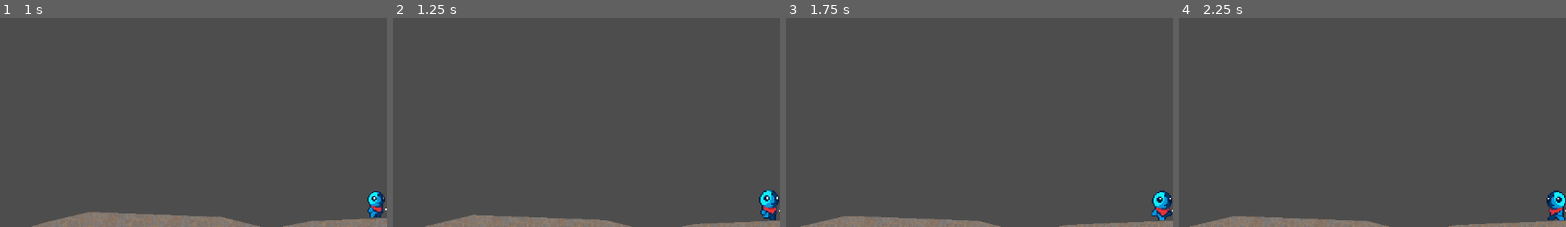
Above: before the commit, frames 1-4 (left to right).
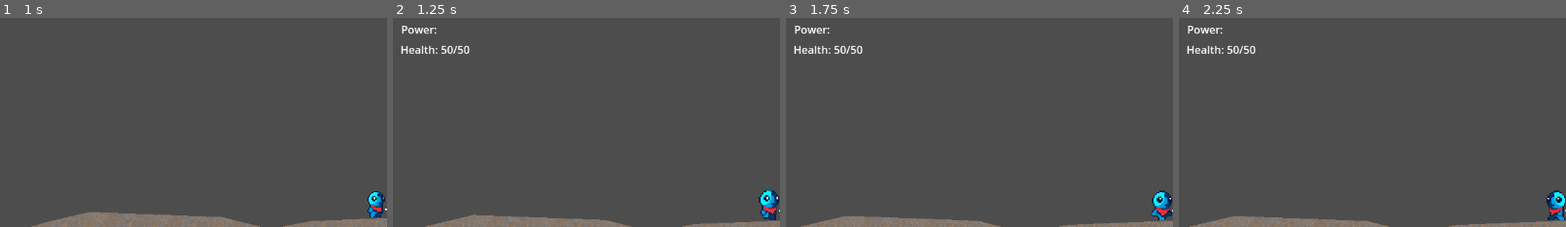
Above: after the commit, the same moments.

Repository: DanSantos8/godot-go-gunner
Game: Godot game, scene res://Scenes/arena.tscn
Same seed, same stepped clock (60 frames per second), same inputs: the game is played once before the commit and once after it.
Inputs:
- Up to frame 1 (1 s): tap Enter at 0.5 s; hold D (move_right) from 0.53 s (still down); tap S (aim_down) at 0.6 s
- Up to frame 2 (1.25 s): keep holding D (move_right)
- Up to frame 3 (1.75 s): keep holding D (move_right); tap Up (aim_up) at 1.35 s
- Up to frame 4 (2.25 s): release D (move_right) at 2.03 s; hold Left (move_left) from 2.03 s (still down); hold Space (charge) from 2.03 s (still down)
The pictures show only the part of the screen within x 1-51%, y 4-54%; the shares and areas given below are measured in that part.

Frame 1 is identical in both runs. In frame 2, 0.6% of the frame differs, in the area x 2-20%, y 3-18%; in frame 3, 0.6%; in frame 4, 0.6%.

Commit message:
adding health system

Diff:
--- a/Scenes/arena.tscn
+++ b/Scenes/arena.tscn
@@ -9,6 +9,7 @@
 [ext_resource type="Script" uid="uid://cbiwisl7r2x84" path="res://Scripts/Battle/states/turn_start_state.gd" id="7_g2joa"]
 [ext_resource type="Script" uid="uid://vt1ebev3c2qx" path="res://Scripts/Battle/states/waiting_input_state.gd" id="8_cs8mb"]
 [ext_resource type="Script" uid="uid://culovwnqsw7fr" path="res://Scripts/Battle/states/projectile_flying_state.gd" id="9_xrytr"]
+[ext_resource type="Script" uid="uid://d2g6ang5flj14" path="res://Scripts/Battle/states/explosion_state.gd" id="10_iyva0"]
 [ext_resource type="Script" uid="uid://bbcpexojadrdx" path="res://Scripts/Battle/states/turn_end_state.gd" id="10_stc3i"]
 
 [sub_resource type="Curve2D" id="Curve2D_1v1nj"]
@@ -60,6 +61,10 @@
 script = ExtResource("9_xrytr")
 metadata/_custom_type_script = "uid://culovwnqsw7fr"
 
+[node name="ExplosionState" type="Node" parent="BattleStateMachine"]
+script = ExtResource("10_iyva0")
+metadata/_custom_type_script = "uid://d2g6ang5flj14"
+
 [node name="TurnEndState" type="Node" parent="BattleStateMachine"]
 script = ExtResource("10_stc3i")
 metadata/_custom_type_script = "uid://bbcpexojadrdx"
--- a/Scenes/player.tscn
+++ b/Scenes/player.tscn
@@ -12,6 +12,7 @@
 [ext_resource type="Script" uid="uid://lj8comtv48jy" path="res://Scripts/Player/states/charge_state.gd" id="10_tx1dd"]
 [ext_resource type="Script" uid="uid://c13nhd5i7vqdi" path="res://Scripts/Player/states/shoot_state.gd" id="11_gymyn"]
 [ext_resource type="Script" uid="uid://hwpdb3erpnw3" path="res://Scripts/Player/states/waiting_turn_state.gd" id="12_pu2lt"]
+[ext_resource type="Script" uid="uid://54rculmy58ak" path="res://Scripts/Player/health_component.gd" id="13_ukyrk"]
 
 [sub_resource type="AtlasTexture" id="AtlasTexture_kcpg1"]
 atlas = ExtResource("2_x3wgy")
@@ -193,7 +194,15 @@
 offset_top = 56.0
 offset_right = 68.0
 offset_bottom = 79.0
+text = "Power:"
 script = ExtResource("5_f1ek2")
+
+[node name="HealthLabel" type="Label" parent="PlayerUI"]
+offset_left = 27.0
+offset_top = 86.0
+offset_right = 115.0
+offset_bottom = 109.0
+text = "Health: 100"
 
 [node name="WeaponPivot" type="Node2D" parent="."]
 position = Vector2(8, 8)
@@ -228,3 +237,6 @@
 [node name="WaitingTurnState" type="Node" parent="StateMachine"]
 script = ExtResource("12_pu2lt")
 metadata/_custom_type_script = "uid://hwpdb3erpnw3"
+
+[node name="HealthComponent" type="Node" parent="."]
+script = ExtResource("13_ukyrk")
--- a/Scenes/projectile.tscn
+++ b/Scenes/projectile.tscn
@@ -38,6 +38,7 @@
 shape = SubResource("CircleShape2D_a5nw3")
 
 [node name="ExplosionArea" type="Area2D" parent="."]
+collision_mask = 9
 script = ExtResource("3_tl4hk")
 
 [node name="ExplosionCollision" type="CollisionShape2D" parent="ExplosionArea"]
--- a/Scripts/Battle/battle_manager.gd
+++ b/Scripts/Battle/battle_manager.gd
@@ -163,20 +163,6 @@
 	# Processar efeitos da destruição do terreno
 	pass
 
-# Eventos do MessageBus (método genérico mantido para compatibilidade)
-func _on_battle_event(event_type: String, data: Dictionary):
-	print(event_type)
-	match event_type:
-		"projectile_launched":
-			if state_machine:
-				state_machine.projectile_launched()
-		"projectile_hit":
-			if state_machine:
-				state_machine.explosion_occurred()
-		"player_damaged":
-			# Processar dano aqui
-			pass
-
 # Debug methods
 func debug_info():
 	print("🎮 [BATTLE_MANAGER] Current player: ", current_player_index)
--- a/Scripts/Battle/states/explosion_state.gd
+++ b/Scripts/Battle/states/explosion_state.gd
@@ -62,6 +62,7 @@
 
 func _on_battle_event(event_type: String, data: Dictionary):
 	# Escuta eventos durante a explosão se necessário
+	print("ENTROU???")
 	match event_type:
 		"terrain_destruction_complete":
 			log_state("Destruição de terreno finalizada")
--- a/Scripts/Battle/states/projectile_flying_state.gd
+++ b/Scripts/Battle/states/projectile_flying_state.gd
@@ -1,8 +1,7 @@
-# Scripts/Battle/states/projectile_flying_state.gd
 class_name ProjectileFlyingState extends BattleState
 
 var safety_timer: float = 0.0
-var max_flight_time: float = 15.0  # 15 segundos máximo de voo
+var max_flight_time: float = 15.0
 
 func enter():
 	log_state("Projétil em voo - aguardando impacto...")
@@ -13,64 +12,13 @@
 	# Reset timer de segurança
 	safety_timer = max_flight_time
 
-	# Conecta evento de colisão do projétil
-	if not MessageBus.projectile_collision.is_connected(_on_projectile_collision):
-		MessageBus.projectile_collision.connect(_on_projectile_collision)
-
-	# Emite evento para outros sistemas saberem que projétil está voando
-	MessageBus.emit_battle_event("projectile_flying", {
-		"current_player": get_current_player()
-	})
-
 func execute(delta: float):
 	# Timer de segurança - evita projétil "eterno"
 	safety_timer -= delta
 
 	if safety_timer <= 0:
-		log_state("⏰ Timeout de voo! Forçando explosão...")
-		_force_explosion()
+		log_state("⏰ Timeout de voo! Finalizando turno...")
+		state_machine.end_turn()
 
 func exit():
 	log_state("Saindo do ProjectileFlying...")
-
-	# Desconecta eventos
-	if MessageBus.projectile_collision.is_connected(_on_projectile_collision):
-		MessageBus.projectile_collision.disconnect(_on_projectile_collision)
-
-# ===== EVENT HANDLERS =====
-
-func _on_projectile_collision(collision_type: String, position: Vector2, target: Node):
-	log_state("💥 Colisão detectada - Tipo: " + collision_type + " | Posição: " + str(position))
-
-	# Qualquer colisão causa transição para ExplosionState
-	match collision_type:
-		"terrain":
-			log_state("Projétil atingiu terreno")
-		"player":
-			log_state("Projétil atingiu player: " + target.name)
-		"boundary":
-			log_state("Projétil saiu da tela")
-		_:
-			log_state("Tipo de colisão desconhecido: " + collision_type)
-
-	# Transição para explosion independente do tipo
-	_trigger_explosion(position, collision_type, target)
-
-func _trigger_explosion(position: Vector2, collision_type: String, target: Node = null):
-	"""Inicia a transição para ExplosionState"""
-
-	MessageBus.emit_battle_event("explosion_triggered", {
-		"position": position,
-		"collision_type": collision_type,
-		"target": target,
-		"current_player": get_current_player()
-	})
-
-	state_machine.explosion_occurred()
-
-func _force_explosion():
-	"""Força explosão em caso de timeout"""
-	var current_player = get_current_player()
-	var fallback_position = current_player.global_position + Vector2(100, -50)
-
-	_trigger_explosion(fallback_position, "timeout", null)
--- /dev/null
+++ b/Scripts/Player/health_component.gd
@@ -0,0 +1,40 @@
+class_name HealthComponent extends Node
+
+@onready var HealthLabel = $"../PlayerUI/HealthLabel"
+@export var max_health: float = 50.0
+var current_health: float
+
+signal health_changed(current: float, max: float, percentage: float)
+
+func _ready():
+	current_health = max_health
+	_update_ui()
+
+func take_damage(amount: float):
+	if current_health <= 0:
+		_handle_death()
+		return
+
+	current_health = max(0, current_health - amount)
+	_update_ui()
+
+	var percentage = (current_health / max_health) * 100.0
+	health_changed.emit(current_health, max_health, percentage)
+
+
+	if current_health <= 0:
+		_handle_death()
+
+func _update_ui():
+	if HealthLabel:
+		HealthLabel.text = "Health: " + str(int(current_health)) + "/" + str(int(max_health))
+
+func _handle_death():
+	var player = get_parent() as Player
+	if player:
+		MessageBus.emit_battle_event("player_died", {"player": player})
+
+	print("💀 Player morreu!")
+
+func is_alive() -> bool:
+	return current_health > 0
--- a/Scripts/Player/player.gd
+++ b/Scripts/Player/player.gd
@@ -4,7 +4,6 @@
 signal player_flipped(flip_h: bool)
 
 @onready var state_machine = $StateMachine
-
 @onready var animated_sprite = $PlayerAnimation
 @onready var weapon_pivot = $WeaponPivot
 @onready var aim_line = $WeaponPivot/AimLine
@@ -18,10 +17,7 @@
 @export var speed: float = 20.00
 
 func _ready():
-	print("Player _ready() executando...")
-	print("StateMachine existe? ", state_machine != null)
 	state_machine.init(self)
-	print("Init chamado com sucesso!")
 
 func _process(delta: float):
 	if velocity.x != 0:
--- a/Scripts/Player/states/shoot_state.gd
+++ b/Scripts/Player/states/shoot_state.gd
@@ -6,10 +6,10 @@
 
 func execute(delta):
 	var facing_left: bool = player.animated_sprite.flip_h
-	var shoot_offset: Vector2 = Vector2(-8, 0) if facing_left else Vector2(8, 0)
+	var shoot_offset: Vector2 = Vector2(-20, 0) if facing_left else Vector2(20, 0)
 	var shoot_position: Vector2 = player.global_position + shoot_offset
 	var angle: float = deg_to_rad(player.shooting_angle)
-	ProjectileManager.create_projectile(shoot_position, angle, player.power_bar.value, facing_left)
+	ProjectileManager.create_projectile(shoot_position, angle, player.power_bar.value, facing_left, player)
 
 	MessageBus.emit_battle_event("projectile_launched", {
 		"player": player,
--- a/Scripts/Player/states/waiting_turn_state.gd
+++ b/Scripts/Player/states/waiting_turn_state.gd
@@ -1,73 +1,13 @@
 class_name WaitingTurnState extends State
 
 func enter():
-	log_state("Player aguardando turno...")
+	print("🎮 [WAITING_TURN] ", player.name, " aguardando turno...")
 
-	# Player fica em idle visual
 	player.get_node("PlayerAnimation").play("Idle")
 	player.velocity = Vector2.ZERO
 
-	# Conecta eventos de colisão para receber dano
-	if not MessageBus.projectile_collision.is_connected(_on_projectile_collision):
-		MessageBus.projectile_collision.connect(_on_projectile_collision)
-
 func execute(delta: float):
-	# Player não pode fazer nada durante WaitingTurn
-	# Apenas aguarda ser atingido ou turno acabar
 	pass
 
 func exit():
-	log_state("Saindo do WaitingTurn...")
-
-	# Desconecta eventos
-	if MessageBus.projectile_collision.is_connected(_on_projectile_collision):
-		MessageBus.projectile_collision.disconnect(_on_projectile_collision)
-
-# ===== EVENT HANDLERS =====
-
-func _on_projectile_collision(collision_type: String, position: Vector2, target: Node):
-	# Só reage se o target for este player
-	if collision_type == "player" and target == player:
-		log_state("💥 Player atingido por projétil!")
-		_handle_hit(position)
-
-func _handle_hit(hit_position: Vector2):
-	"""Processa quando o player é atingido"""
-
-	# TODO: Aplicar dano, diminuir vida, etc.
-	# Por enquanto, só animação e feedback visual
-
-	_play_hit_animation()
-	_show_damage_effect(hit_position)
-
-	log_state("Player sofreu dano na posição: " + str(hit_position))
-
-func _play_hit_animation():
-	"""Animação de receber dano"""
-
-	# Pisca vermelho (efeito visual simples)
-	var sprite = player.get_node("PlayerAnimation")
-	var tween = create_tween()
-
-	# Pisca vermelho 3 vezes
-	for i in range(3):
-		tween.tween_method(_set_sprite_modulate, Color.WHITE, Color.RED, 0.1)
-		tween.tween_method(_set_sprite_modulate, Color.RED, Color.WHITE, 0.1)
-
-	log_state("Executando animação de dano...")
-
-func _set_sprite_modulate(color: Color):
-	"""Helper para o tween"""
-	var sprite = player.get_node("PlayerAnimation")
-	sprite.modulate = color
-
-func _show_damage_effect(hit_position: Vector2):
-	"""Mostra efeito visual no ponto de impacto"""
-
-	# TODO: Criar partículas, numbers pop-up, etc.
-	# Por enquanto, só log
-
-	log_state("Efeito de dano na posição: " + str(hit_position))
-
-func log_state(message: String):
-	print("🎮 [WAITING_TURN] ", player.name, " | ", message)
+	print("🎮 [WAITING_TURN] ", player.name, " saindo do waiting turn...")
--- a/Scripts/explosion_area.gd
+++ b/Scripts/explosion_area.gd
@@ -3,6 +3,7 @@
 class_name ExplosionArea
 
 @export var destruction_data: DestructionData
+@export var base_damage: float = 25.0
 
 func _ready():
 	if not destruction_data:
@@ -11,7 +12,10 @@
 		destruction_data.radius = 15.0
 
 func _on_body_entered(body: Node2D) -> void:
+	# print("💥 EXPLOSION AREA detectou: ", body.name, " | Tipo: ", body.get_class())
+
 	if body.name == "Terrain":
+		# print("🌍 Destruindo terreno...")
 		var terrain_container = get_tree().get_first_node_in_group("terrain_manager")
 
 		if terrain_container:
@@ -20,3 +24,16 @@
 			print("TerrainContainer não encontrado!")
 
 		get_parent().queue_free()
+
+	elif body is Player:
+		# print("🎯 Player detectado!")
+		var health_component = body.get_node("HealthComponent")
+
+		if health_component:
+			health_component.take_damage(base_damage)
+			# print("💥 Player ", body.name, " levou ", base_damage, " de dano!")
+		else:
+			# print("❌ HealthComponent não encontrado!")
+			pass
+
+		get_parent().queue_free()
--- a/Scripts/message_bus.gd
+++ b/Scripts/message_bus.gd
@@ -4,7 +4,7 @@
 # ===== SIGNALS =====
 signal battle_event(event_type: String, data: Dictionary)
 
-# NOVO: Signal específico para colisão de projétil
+# Signal específico para colisão de projétil
 signal projectile_collision(collision_type: String, position: Vector2, target: Node)
 
 # ===== EMIT METHODS =====
@@ -12,7 +12,7 @@
 	battle_event.emit(event_type, data)
 	_log_event(event_type, data)
 
-# NOVO: Método específico para colisão de projétil
+# Método específico para colisão de projétil
 func emit_projectile_collision(collision_type: String, position: Vector2, target: Node = null):
 	projectile_collision.emit(collision_type, position, target)
 	_log_event("projectile_collision", {
--- a/Scripts/projectile.gd
+++ b/Scripts/projectile.gd
@@ -60,10 +60,8 @@
 func _handle_terrain_collision(terrain: Node):
 	print("🎯 [PROJECTILE] Colidiu com terreno")
 
-	# Emite signal específico
 	MessageBus.emit_projectile_collision("terrain", global_position, terrain)
 
-	# Auto-destruição
 	_destroy_projectile()
 
 func _handle_player_collision(player: Player):
--- a/Scripts/projectile_manager.gd
+++ b/Scripts/projectile_manager.gd
@@ -2,10 +2,37 @@
 
 var projectile_scene = preload("res://Scenes/projectile.tscn")
 
-func create_projectile(position: Vector2, angle: float, power: float, facing_left: bool):
+func create_projectile(position: Vector2, angle: float, power: float, facing_left: bool, shooter: Player = null):
+	# 🛡️ VALIDAÇÃO DE SEGURANÇA
+	if not _can_player_shoot(shooter):
+		print("❌ [PROJECTILE_MANAGER] Tiro bloqueado - player não autorizado!")
+		return null
+
 	var projectile = projectile_scene.instantiate()
 
 	get_tree().current_scene.add_child(projectile)
 
 	projectile.global_position = position
 	projectile.setup_shot(angle, power, facing_left)
+
+	print("🚀 [PROJECTILE_MANAGER] Projétil criado por: ", shooter.name if shooter else "unknown")
+	return projectile
+
+func _can_player_shoot(shooter: Player) -> bool:
+	# Se não passou shooter, bloqueia por segurança
+	if not shooter:
+		print("❌ [PROJECTILE_MANAGER] Shooter não informado!")
+		return false
+
+	# Verifica se é o player atual do turno
+	if not BattleManager.can_player_act(shooter):
+		print("❌ [PROJECTILE_MANAGER] ", shooter.name, " não pode atirar agora!")
+		return false
+
+	# Verifica se player está vivo
+	var health_component = shooter.get_node("HealthComponent")
+	if health_component and not health_component.is_alive():
+		print("❌ [PROJECTILE_MANAGER] ", shooter.name, " está morto!")
+		return false
+
+	return true
Not shown: 1 places in Scenes/arena.tscn that only renumber resources
Not shown: 1 places in Scenes/player.tscn that only renumber resources
Not shown, added: Scripts/Player/health_component.gd.uid
